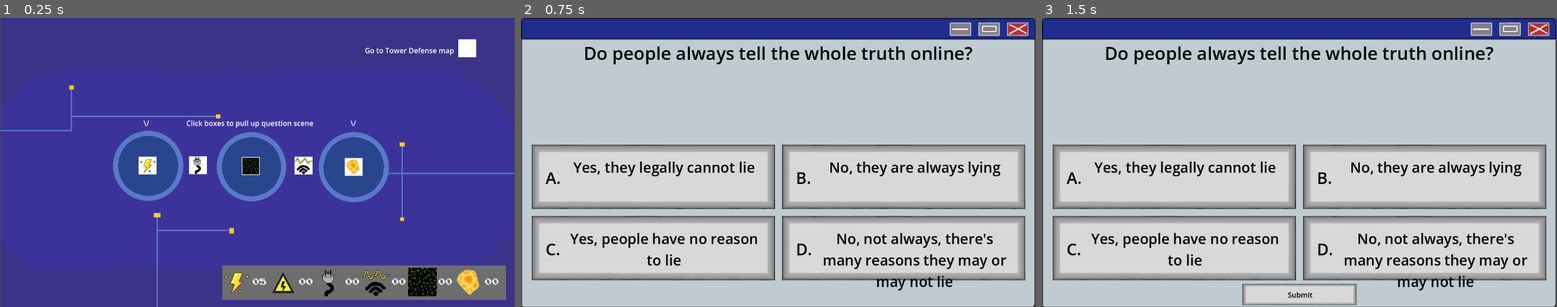
Above: before the commit, frames 1-3 (left to right).
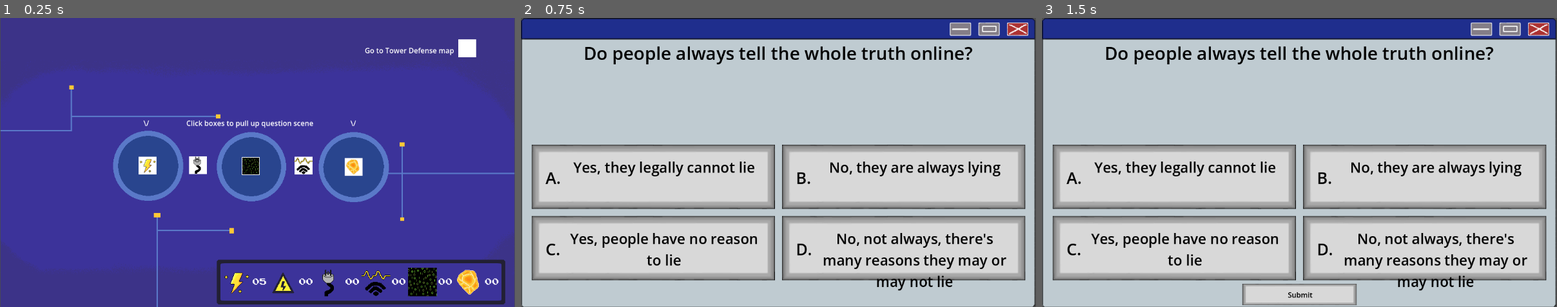
Above: after the commit, the same moments.

Repository: CalebJoines/Computer-Castle
Game: Godot game, scene res://Scenes/resource_picker.tscn
Two runs of this game, one before a commit and one after it. Both use one fixed random seed, a clock stepped at 60 frames per second and the inputs below.
Inputs (mouse positions are in pixels of both pictures, inside the frame that each line leads up to):
- Up to frame 1 (0.25 s): no input
- Up to frame 2 (0.75 s): tap Enter at 0.5 s; drag from (670, 165) to (876, 168) at 0.52 s
- Up to frame 3 (1.5 s): tap Space at 1.25 s; drag from (1175, 176) to (1423, 176) at 1.27 s

The runs differ from the first frame. In frame 1, 6.6% of the frame differs, in the area x 42-99%, y 83-100%; in frame 2, nothing differs; in frame 3, nothing differs.

Commit message:
Changed resource counter background

Diff:
--- a/computer-castle-/Scenes/Resource_Counters.tscn
+++ b/computer-castle-/Scenes/Resource_Counters.tscn
@@ -8,6 +8,7 @@
 [ext_resource type="Texture2D" uid="uid://crtdr2frnms0k" path="res://Sprites/ResourceSprites/circuit-export.png" id="5_8ggkb"]
 [ext_resource type="Texture2D" uid="uid://c5tbksqfq33g4" path="res://Sprites/ResourceSprites/Data.png" id="5_fsk48"]
 [ext_resource type="Texture2D" uid="uid://bekw3fgtjbpjh" path="res://Sprites/ResourceSprites/ai_cores.png" id="6_n0kt2"]
+[ext_resource type="Texture2D" uid="uid://df2cqh08gmays" path="res://Sprites/menuSprites/simple_background_stretchable.png" id="9_8ggkb"]
 
 [node name="Resource_Counters" type="Control" unique_id=654333457]
 layout_mode = 3
@@ -32,6 +33,7 @@
 offset_bottom = 40.0
 
 [node name="energy" type="HBoxContainer" parent="Panel/HBoxContainer" unique_id=2135780938]
+z_index = 2
 layout_mode = 2
 
 [node name="TextureRect" type="TextureRect" parent="Panel/HBoxContainer/energy" unique_id=652069780]
@@ -45,7 +47,7 @@
 theme_override_fonts/font = ExtResource("3_65vgh")
 
 [node name="Volts" type="HBoxContainer" parent="Panel/HBoxContainer" unique_id=1544147311]
-z_index = 1
+z_index = 2
 layout_mode = 2
 
 [node name="TextureRect" type="TextureRect" parent="Panel/HBoxContainer/Volts" unique_id=664346160]
@@ -57,7 +59,7 @@
 theme_override_fonts/font = ExtResource("3_65vgh")
 
 [node name="Circuits" type="HBoxContainer" parent="Panel/HBoxContainer" unique_id=1574740888]
-z_index = 1
+z_index = 2
 layout_mode = 2
 
 [node name="TextureRect" type="TextureRect" parent="Panel/HBoxContainer/Circuits" unique_id=578341048]
@@ -69,7 +71,7 @@
 theme_override_fonts/font = ExtResource("3_65vgh")
 
 [node name="Bandwidth" type="HBoxContainer" parent="Panel/HBoxContainer" unique_id=278599372]
-z_index = 1
+z_index = 2
 layout_mode = 2
 
 [node name="TextureRect" type="TextureRect" parent="Panel/HBoxContainer/Bandwidth" unique_id=1066061864]
@@ -81,7 +83,7 @@
 theme_override_fonts/font = ExtResource("3_65vgh")
 
 [node name="Data" type="HBoxContainer" parent="Panel/HBoxContainer" unique_id=1723891751]
-z_index = 1
+z_index = 2
 layout_mode = 2
 
 [node name="TextureRect" type="TextureRect" parent="Panel/HBoxContainer/Data" unique_id=818923947]
@@ -93,7 +95,7 @@
 theme_override_fonts/font = ExtResource("3_65vgh")
 
 [node name="Cores" type="HBoxContainer" parent="Panel/HBoxContainer" unique_id=1643963614]
-z_index = 1
+z_index = 2
 layout_mode = 2
 
 [node name="TextureRect" type="TextureRect" parent="Panel/HBoxContainer/Cores" unique_id=1853809822]
@@ -105,9 +107,16 @@
 layout_mode = 2
 theme_override_fonts/font = ExtResource("3_65vgh")
 
-[node name="ColorRect" type="ColorRect" parent="." unique_id=590253560]
+[node name="NinePatchRect" type="NinePatchRect" parent="." unique_id=225680477]
+z_index = 1
 layout_mode = 0
-offset_top = -5.0
-offset_right = 635.0
-offset_bottom = 72.0
-color = Color(0.43137255, 0.43137255, 0.43137255, 1)
+offset_left = -12.0
+offset_top = -18.0
+offset_right = 633.0
+offset_bottom = 82.0
+texture = ExtResource("9_8ggkb")
+region_rect = Rect2(0, 0, 64, 64)
+patch_margin_left = 10
+patch_margin_top = 10
+patch_margin_right = 10
+patch_margin_bottom = 10
Binary file added: computer-castle-/Sprites/menuSprites/simple_background_stretchable.aseprite
Binary file added: computer-castle-/Sprites/menuSprites/simple_background_stretchable.png
Not shown, added: computer-castle-/Sprites/menuSprites/simple_background_stretchable.png.import
